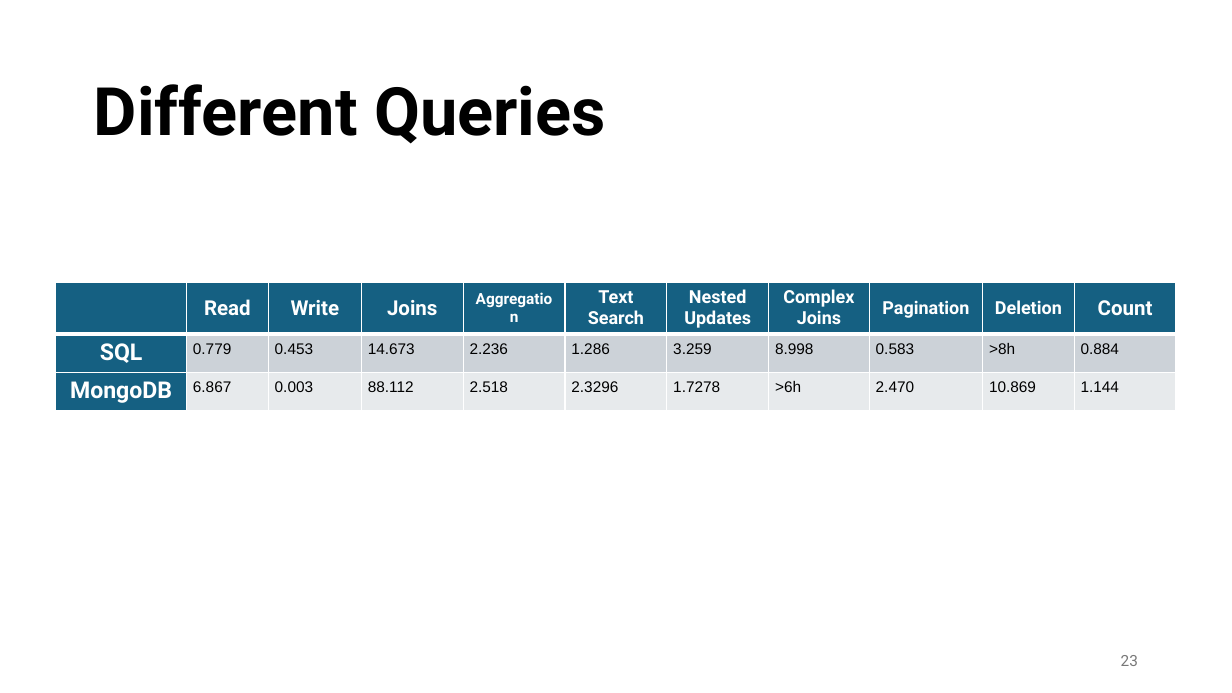
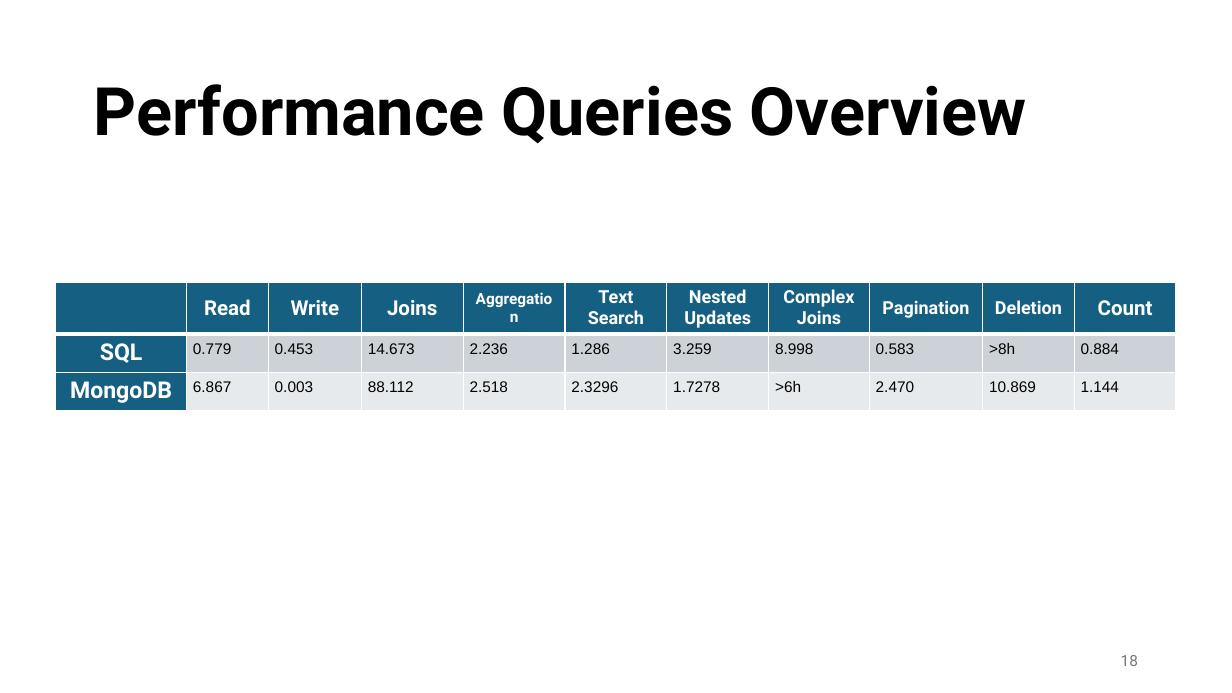
Before and after one commit to skhanlari/DataManagement, a slide deck: slide 18 of Presentation/DM Presentation.pptx (slide 23 before the commit). Drawn at 1232x693 pixels with LibreOffice and Linux fonts; fonts in the diff are those of the drawing; background and template pictures are left out. Boxes give left, top, right and bottom in pixels: in the first picture for what was removed or moved away, otherwise in the second. Text is boxed around its words. In the diff, an @@ line names an element or a change of style, - is before the commit and + after.

```diff
--- a/Presentation/DM Presentation.pptx
+++ b/Presentation/DM Presentation.pptx
@@ title at (94,84,1027,144): text changed @@
-Different Queries
+Performance Queries Overview
@@ page number at (1121,655,1138,666): text changed @@
-23
+18
```
Also in this commit, not shown: 7 other slides changed, 7 slides added, 1 other file.
